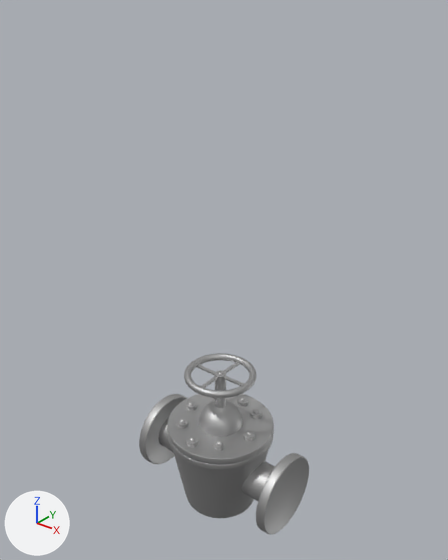
What one commit did to the FBX model Assets/Environment/Meshes/zadvizhka.fbx.
Before and after are seen from a 50 mm lens placed at (2.04, -2.52, 3.2), pointed at (-0.02, 0.06, 1.6). Every picture has the same lights, and +X, +Y and +Z are marked at lower left. Where no turn or scale is listed for an object, it has been applied to the vertices.

The older version as bpy lines, for what is in view:
```python
me_pcylinder22 = bpy.data.meshes.new('pCylinder22')
me_pcylinder22.from_pydata(...)  # 6448 vertices, 6936 faces; spans x -0.528..0.533, y -0.346..0.346, z -0.016..0.989
# faces by material slot: [5100, 720, 1116]
me_pcylinder22.materials.append(mat_nomer)  # grey #bcbcbc
me_pcylinder22.materials.append(mat_nomer3)  # grey #bcbcbc
me_pcylinder22.materials.append(mat_buka)  # grey #bcbcbc
ob_pcylinder22 = bpy.data.objects.new('pCylinder22', me_pcylinder22)
ob_pcylinder22.location = (0.0, 0.0, 0.0)
```
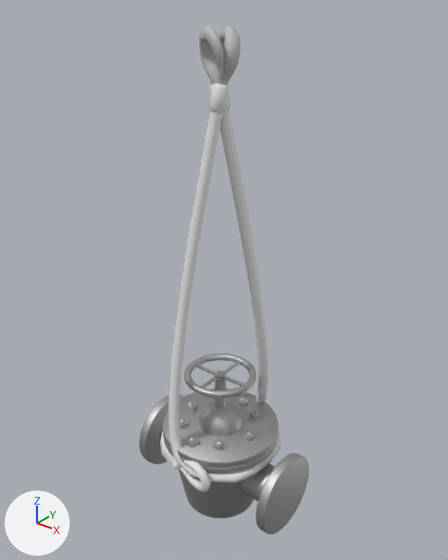
What differs and where, as boxes [x1, y1, x2, y2] in the pictures (448 x 560 px; the box of a moved part takes in the faces that stretch with it):
'Cylinder.002', added
    after: [169, 25, 281, 483]
    faces in mat_material (its picture is missing): [169, 111, 281, 483]
    faces in mat_m_hook (its picture is missing): [217, 25, 240, 85]
    faces in mat_material_001 (white #e7e7e7): [208, 83, 229, 113]
'Cylinder.001', added
    after: [160, 26, 268, 492]
    faces in mat_material (its picture is missing): [160, 110, 268, 492]
    faces in mat_m_hook (its picture is missing): [199, 26, 224, 85]
    faces in mat_material_001 (white #e7e7e7): [161, 84, 231, 470]
part 1 of me_pcylinder22, moved or reshaped
    before: [167, 394, 274, 464]
    after: [163, 388, 278, 468]
part 2 of me_pcylinder22, moved or reshaped
    before: [168, 431, 274, 470]
    after: [163, 434, 278, 474]

What changed in the scene script:
```text
Add mat_m_hook:
    mat_m_hook = principled_material('M_Hook')
    mat_m_hook.base_color = (0.5, 0.5, 0.5)  # grey #bcbcbc
    mat_m_hook.roughness = 0.553
Add mat_material_001:
    mat_material_001 = principled_material('Material.001')
    mat_material_001.base_color = (0.8, 0.8, 0.8)  # white #e7e7e7
Add mat_material:
    mat_material = principled_material('Material')
    mat_material.base_color = (0.8, 0.8, 0.8)  # white #e7e7e7
Change me_pcylinder22:
    where me_pcylinder22.from_pydata(...)  # 6448 vertices, 6936 faces; spans x -0.528..0.533, y -0.346..0.346, z -0.016..0.989
    used by ob_pcylinder22; location = (0.0, 0.0, 0.0)
    me_pcylinder22 part 1: the loose piece of 322 vertices spanning x -0.346..0.346, y -0.346..0.346, z 0.554..0.6 is multiplied about its middle by the matrix ((1.085, 0.0, 0.0), (0.0, 1.085, 0.0), (0.0, 0.0, 1.0))
    me_pcylinder22 part 2: the loose piece of 322 vertices spanning x -0.346..0.346, y -0.346..0.346, z 0.507..0.553 is multiplied about its middle by the matrix ((1.085, 0.0, 0.0), (0.0, 1.085, 0.0), (0.0, 0.0, 1.0))
Add me_cylinder_001:
    me_cylinder_001.from_pydata(...)  # 780 vertices, 778 faces; spans x -0.22..0.38, y -0.39..0.4, z 0.36..2.99
    # faces by material slot: [288, 400, 90]
    me_cylinder_001.materials.append(mat_material)  # its picture is missing
    me_cylinder_001.materials.append(mat_m_hook)  # its picture is missing
    me_cylinder_001.materials.append(mat_material_001)  # white #e7e7e7
Add me_cylinder_003:
    me_cylinder_003.from_pydata(...)  # 780 vertices, 778 faces; spans x -0.38..0.22, y -0.4..0.39, z 0.36..2.99
    # faces by material slot: [288, 400, 90]
    me_cylinder_003.materials.append(mat_material)  # its picture is missing
    me_cylinder_003.materials.append(mat_m_hook)  # its picture is missing
    me_cylinder_003.materials.append(mat_material_001)  # white #e7e7e7
Add ob_cylinder_002:
    ob_cylinder_002 = bpy.data.objects.new('Cylinder.002', me_cylinder_001)
    ob_cylinder_002.location = (0.0, 0.0, 0.0)
Add ob_cylinder_001:
    ob_cylinder_001 = bpy.data.objects.new('Cylinder.001', me_cylinder_003)
    ob_cylinder_001.location = (0.0, 0.0, 0.0)
```
